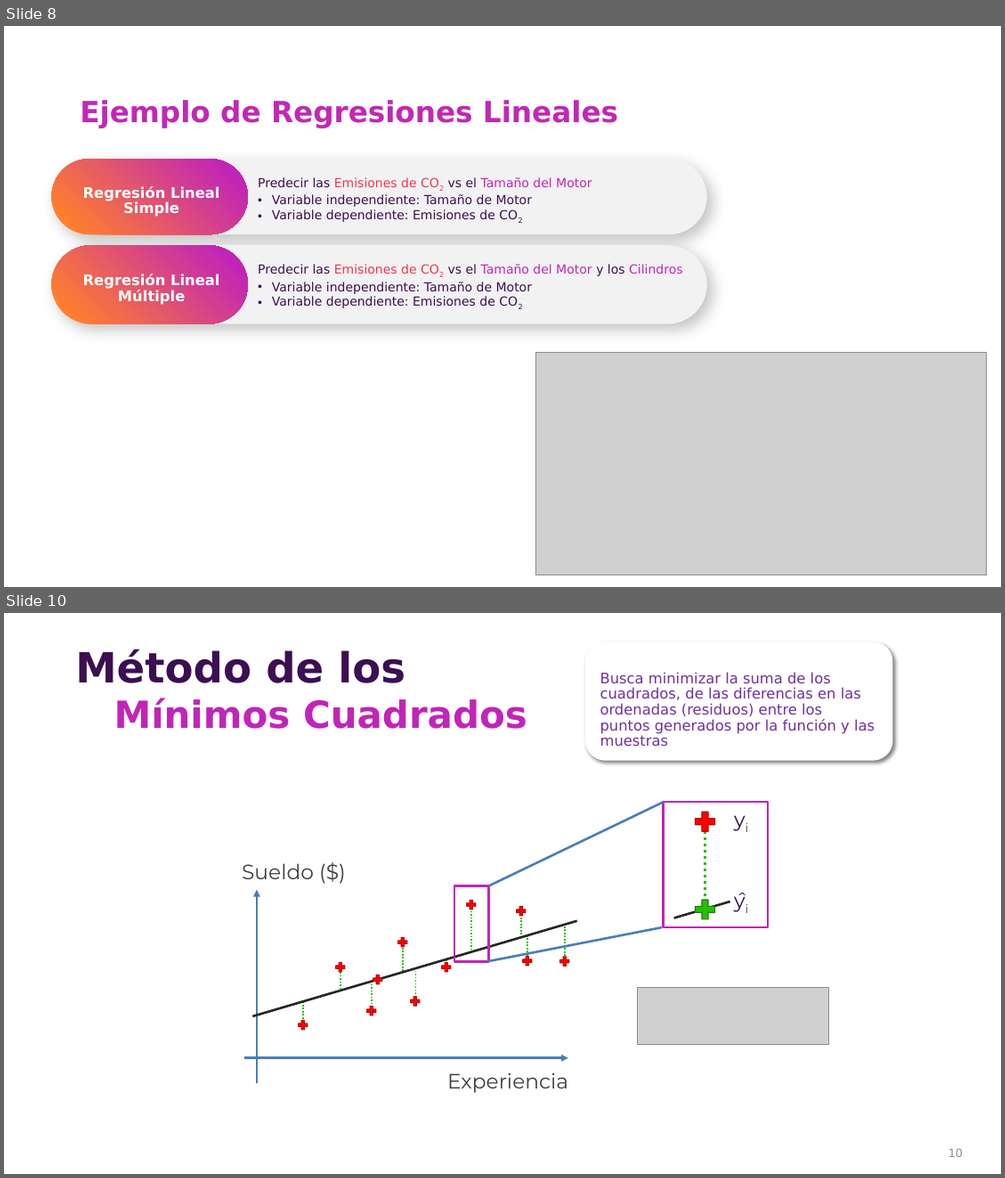
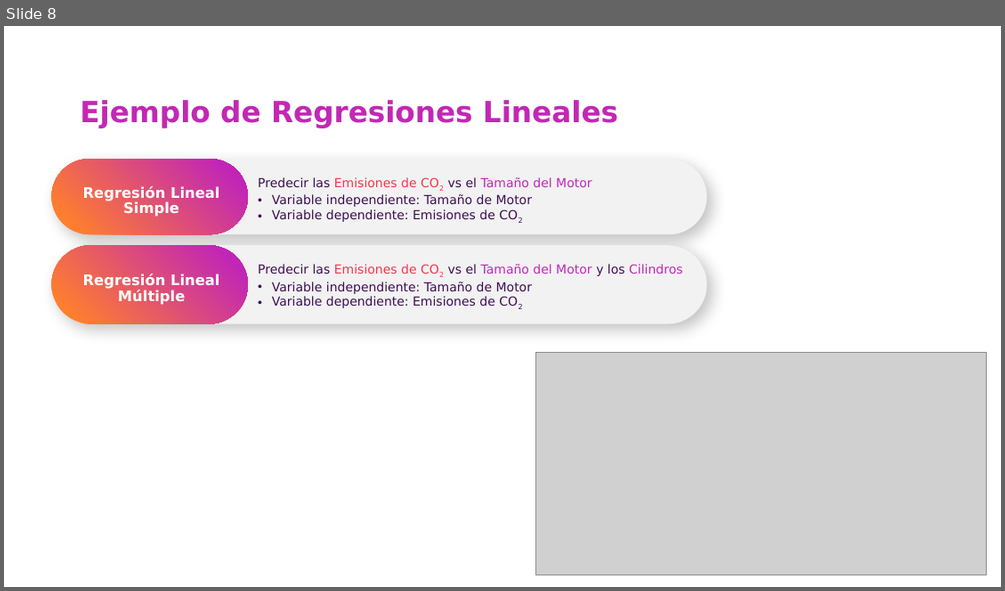
Before and after one commit to csameshiman/Axity_Curso_ML_2023, a slide deck: Diapositivas/Parte 02.Regresión/02_01_Simple_Linear_Regression.pptx. Shown one above the other, each under a label of ours: slides 8 and 10 before the commit, slide 8 after it; the slides between them are not shown. The pictures are 1005x1178 and 1005x591 pixels, drawn with LibreOffice and Linux fonts; fonts in the diff are those of the drawing; grey boxes stand for pictures; background and template pictures are left out. Boxes give left, top, right and bottom in pixels: in the first picture for what was removed or moved away, otherwise in the second. Text is boxed around its words. In the diff, an @@ line names an element or a change of style, - is before the commit and + after.

```diff
--- a/Diapositivas/Parte 02.Regresión/02_01_Simple_Linear_Regression.pptx
+++ b/Diapositivas/Parte 02.Regresión/02_01_Simple_Linear_Regression.pptx
@@ slide 10 removed at (x1=4, y1=613, x2=1001, y2=1174), background picture (left out) @@
@@ text removed at (x1=75, y1=649, x2=405, y2=683) @@
-Método de los
@@ rounded rectangle removed at (x1=586, y1=641, x2=893, y2=761) @@
@@ text removed at (x1=600, y1=672, x2=874, y2=747) @@
-Busca minimizar la suma de los cuadrados, de las diferencias en las ordenadas (residuos) entre los puntos generados por la función y las muestras
@@ text removed at (x1=114, y1=698, x2=527, y2=729) @@
-Mínimos Cuadrados
@@ line removed from (489, 886) to (663, 802) @@
@@ rectangle removed at (x1=663, y1=802, x2=769, y2=927) @@
@@ freeform shape removed at (x1=692, y1=809, x2=718, y2=835) @@
@@ text removed at (x1=730, y1=803, x2=768, y2=840) @@
-yi
@@ line removed from (704, 908) to (704, 831) @@
@@ text removed at (x1=242, y1=863, x2=314, y2=879) @@
-Sueldo ($)
@@ arrow removed from (257, 1083) to (257, 890) @@
@@ rectangle removed at (x1=454, y1=886, x2=488, y2=962) @@
@@ line removed from (674, 918) to (730, 901) @@
@@ freeform shape removed at (x1=692, y1=896, x2=718, y2=922) @@
@@ text removed at (x1=730, y1=884, x2=768, y2=920) @@
-yî
@@ line removed from (253, 1016) to (577, 921) @@
@@ line removed from (471, 953) to (471, 907) @@
@@ line removed from (487, 962) to (662, 927) @@
@@ line removed from (521, 938) to (521, 911) @@
@@ line removed from (565, 959) to (565, 925) @@
@@ line removed from (403, 971) to (403, 945) @@
@@ line removed from (446, 964) to (446, 959) @@
@@ line removed from (527, 962) to (527, 935) @@
@@ line removed from (340, 989) to (340, 969) @@
@@ line removed from (372, 1007) to (372, 981) @@
@@ line removed from (415, 1000) to (415, 970) @@
@@ line removed from (303, 1022) to (303, 1002) @@
@@ group removed at (x1=297, y1=899, x2=570, y2=1030): 11 freeform shapes @@
@@ picture removed at (x1=638, y1=987, x2=829, y2=1044) @@
@@ arrow removed from (244, 1058) to (568, 1058) @@
@@ text removed at (x1=447, y1=1072, x2=568, y2=1093) @@
-Experiencia
@@ page number removed at (x1=948, y1=1148, x2=963, y2=1157) @@
-10
```
Also in this commit, not shown: 6 slides changed, 3 other slides removed.
